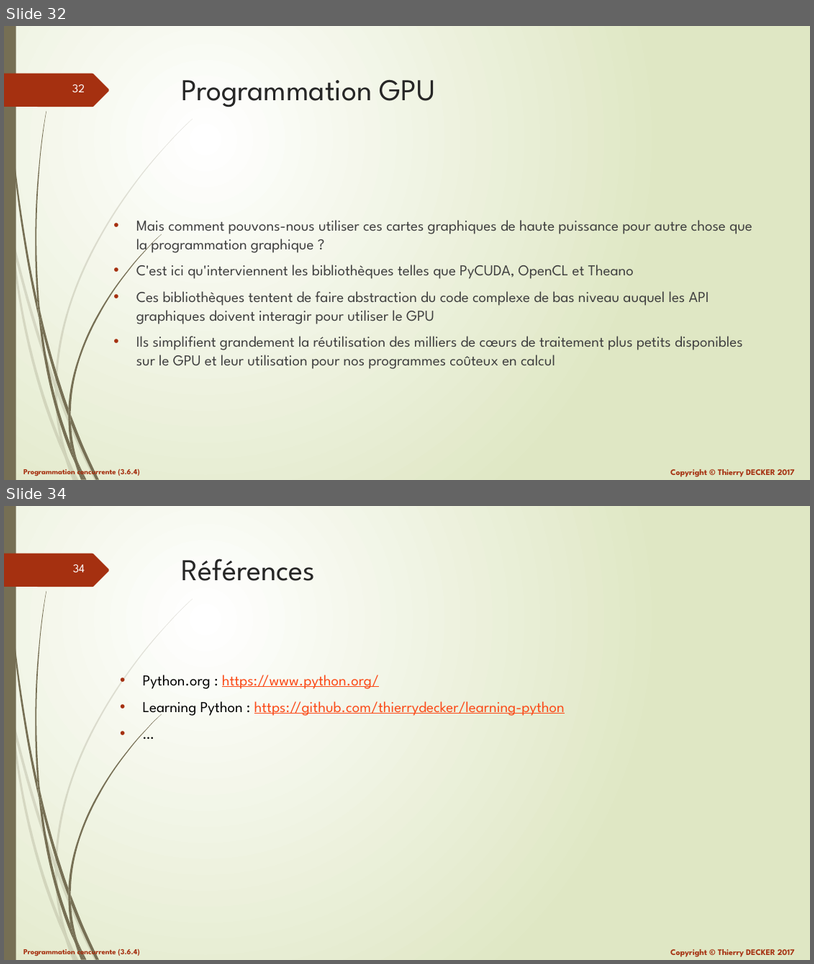
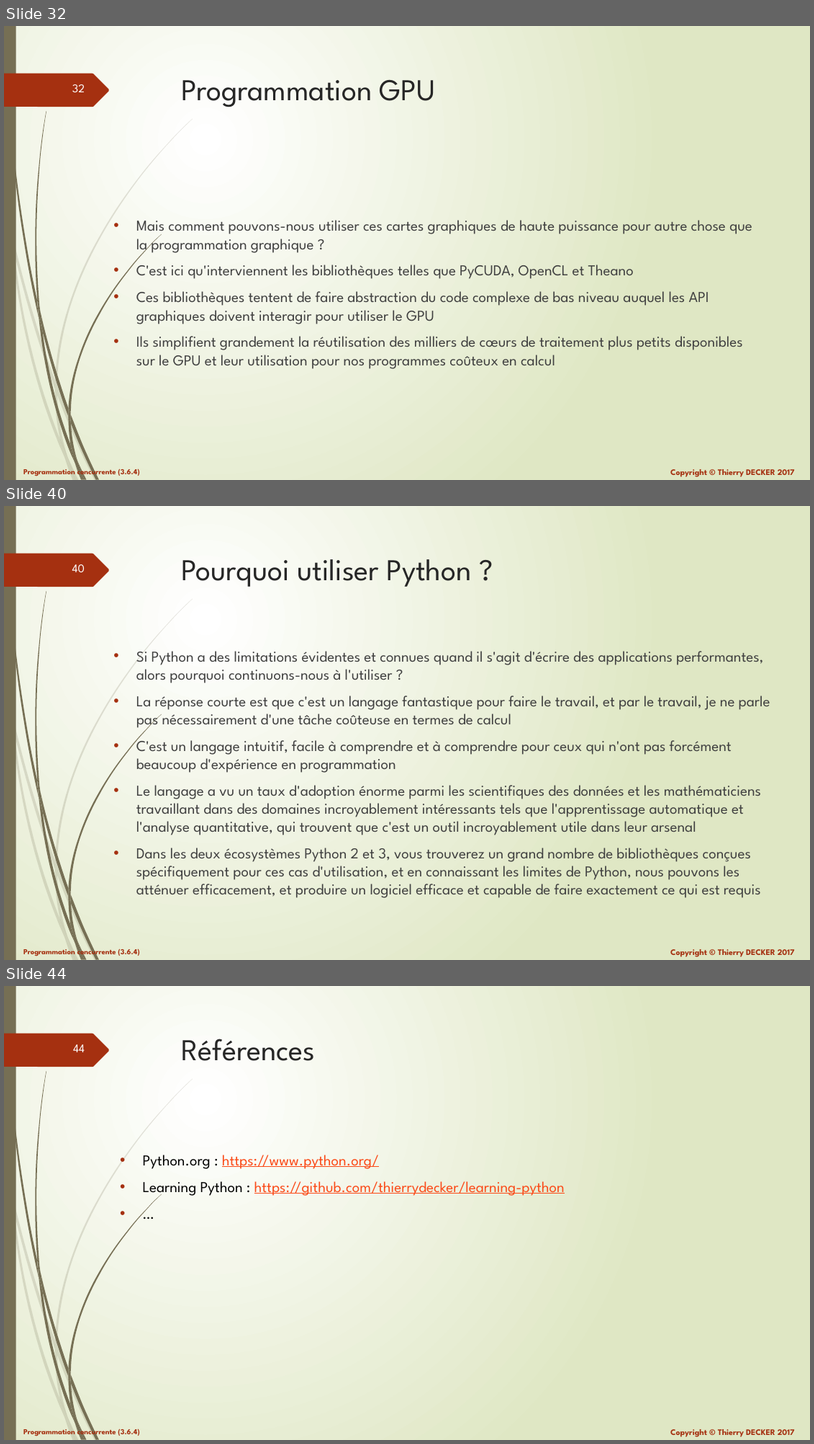
Before and after one commit to VikmanTheRacoon/learning-python, a slide deck: documentations/python-103.pptx. Shown one above the other, each under a label of ours: slides 32 and 34 before the commit, slides 32, 40 and 44 after it; the slides between them are not shown. The pictures are 814x964 and 814x1444 pixels, drawn with LibreOffice and Linux fonts; fonts in the diff are those of the drawing. Boxes give left, top, right and bottom in pixels: in the first picture for what was removed or moved away, otherwise in the second. Text is boxed around its words. In the diff, an @@ line names an element or a change of style, - is before the commit and + after.

```diff
--- a/documentations/python-103.pptx
+++ b/documentations/python-103.pptx
@@ slide 40 added at box(4, 506, 810, 960), background gradient #FFFFFF to #DFE8C4; not listed: 27 template elements that a slide beside it also shows @@
@@ title added at box(182, 559, 472, 587), 36 pt, text #262626 @@
+Pourquoi utiliser Python ?
@@ text added at box(136, 651, 771, 898), 18 pt, text #404040 @@
+• Si Python a des limitations évidentes et connues quand il s'agit d'écrire des applications performantes, alors pourquoi continuons-nous à l'utiliser ?
+• La réponse courte est que c'est un langage fantastique pour faire le travail, et par le travail, je ne parle pas nécessairement d'une tâche coûteuse en termes de calcul
+• C'est un langage intuitif, facile à comprendre et à comprendre pour ceux qui n'ont pas forcément beaucoup d'expérience en programmation
+• Le langage a vu un taux d'adoption énorme parmi les scientifiques des données et les mathématiciens travaillant dans des domaines incroyablement intéressants tels que l'apprentissage automatique et l'analyse quantitative, qui trouvent que c'est un outil incroyablement utile dans leur arsenal
+• Dans les deux écosystèmes Python 2 et 3, vous trouverez un grand nombre de bibliothèques conçues spécifiquement pour ces cas d'utilisation, et en connaissant les limites de Python, nous pouvons les atténuer efficacement, et produire un logiciel efficace et capable de faire exactement ce qui est requis
@@ what was slide 34 is now slide 44 @@
@@ page number at box(73, 1044, 85, 1052): text changed @@
-34
+44
```
Also in this commit, not shown: 1 slide changed, 9 other slides added, 1 other file.
